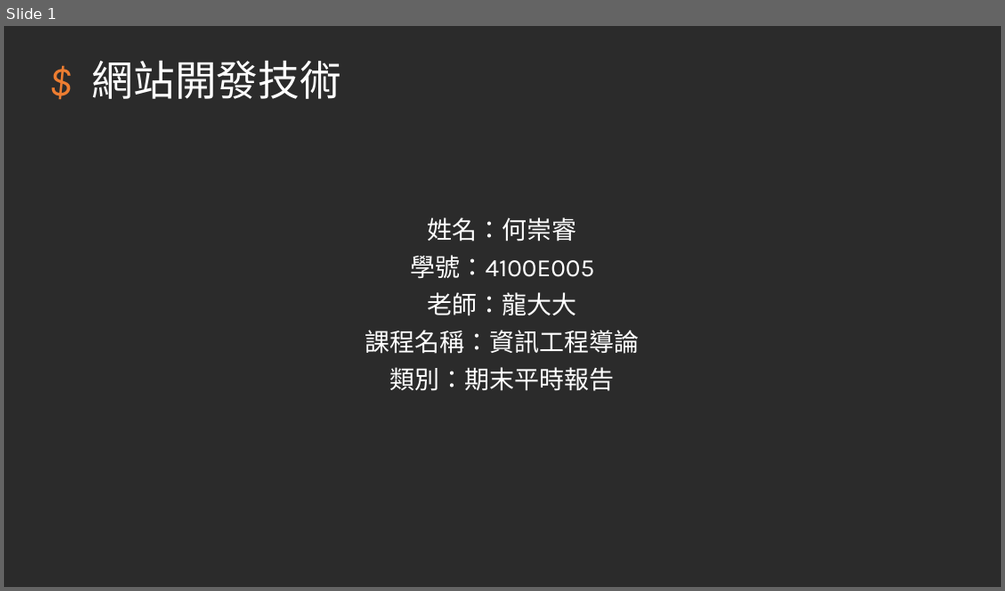
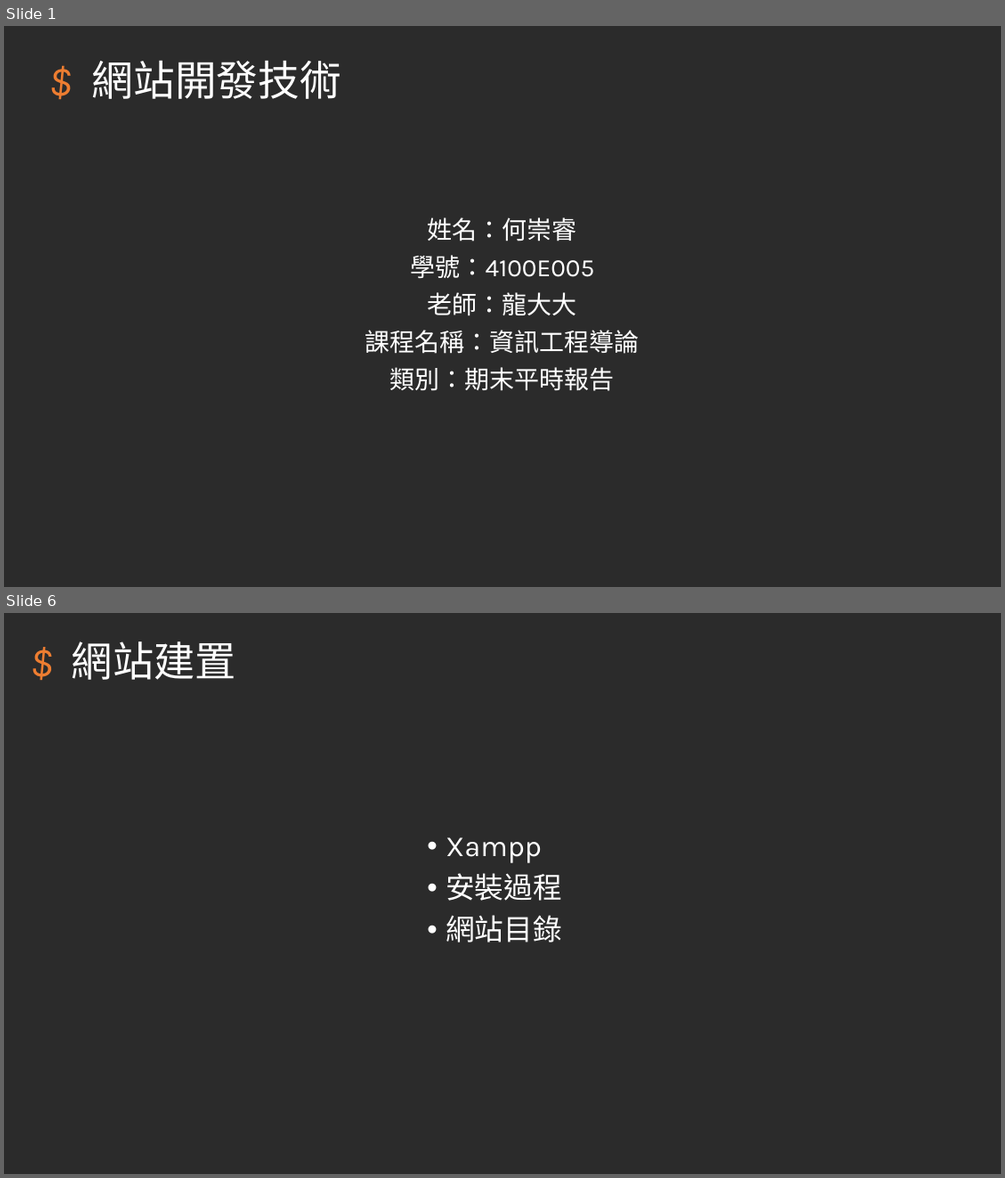
Before and after one commit to hehank/KSU_Class, a slide deck: 報告/網站開發技術_期末報告.pptm. Shown one above the other, each under a label of ours: slide 1 before the commit, slides 1 and 6 after it; the slides between them are not shown. The pictures are 1005x591 and 1005x1178 pixels, drawn with LibreOffice and Linux fonts; fonts in the diff are those of the drawing; background and template pictures are left out; a plain dark background stands for a picture behind light text. Boxes give left, top, right and bottom in pixels: in the first picture for what was removed or moved away, otherwise in the second. Text is boxed around its words. In the diff, an @@ line names an element or a change of style, - is before the commit and + after.

```diff
--- a/報告/網站開發技術_期末報告.pptm
+++ b/報告/網站開發技術_期末報告.pptm
@@ slide 6 added at (4,613,1001,1174), background picture (left out) @@
@@ title added at (72,641,236,680), 39.6 pt, text #FFFFFF @@
+$ 網站建置
@@ text added at (445,837,562,942), 28 pt, text #FFFFFF @@
+• Xampp
+• 安裝過程
+• 網站目錄
```
Also in this commit, not shown: 11 other slides added, 9 slides removed.
